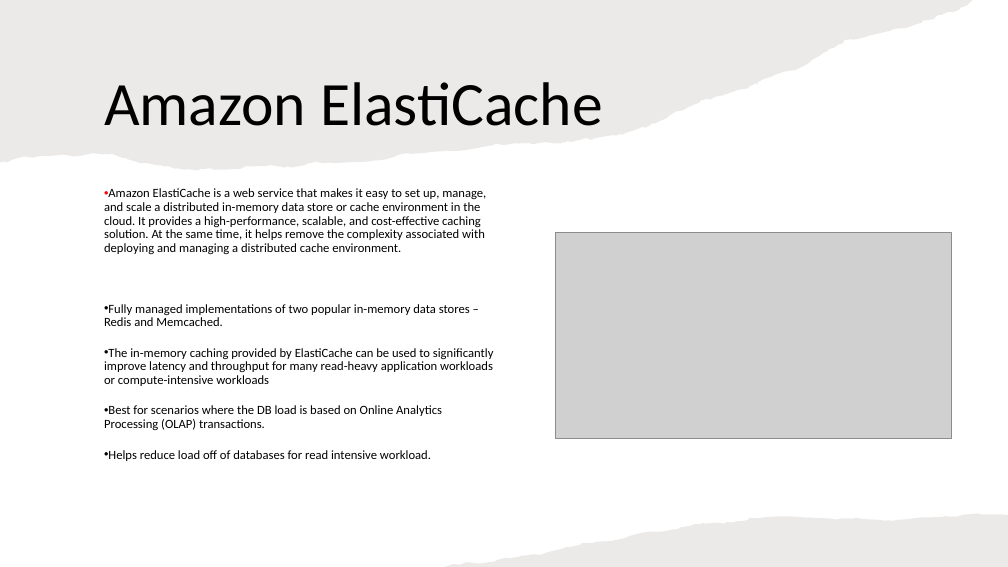
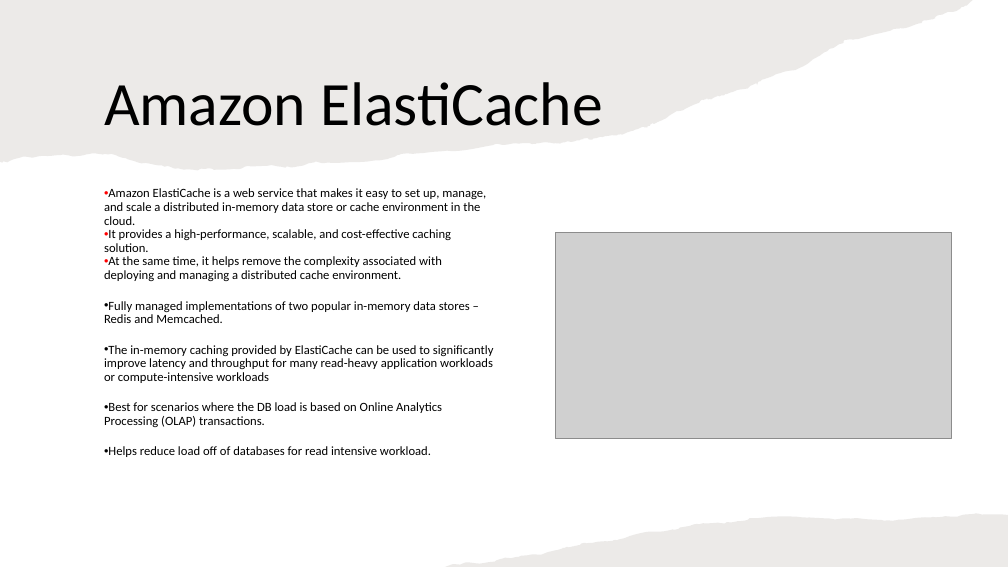
Before and after one commit to IlyaChakun/aws-iba-courses, a slide deck: slide 2 of lecture-materials/Databases/elastiCache/elastiCache.pptx. Drawn at 1008x567 pixels with LibreOffice and Linux fonts; fonts in the diff are those of the drawing; grey boxes stand for pictures. Boxes give left, top, right and bottom in pixels: in the first picture for what was removed or moved away, otherwise in the second. Text is boxed around its words. In the diff, an @@ line names an element or a change of style, - is before the commit and + after.

```diff
--- a/lecture-materials/Databases/elastiCache/elastiCache.pptx
+++ b/lecture-materials/Databases/elastiCache/elastiCache.pptx
@@ text at [104,188,486,281]: text changed @@
-• Amazon ElastiCache is a web service that makes it easy to set up, manage, and scale a distributed in-memory data store or cache environment in the cloud. It provides a high-performance, scalable, and cost-effective caching solution. At the same time, it helps remove the complexity associated with deploying and managing a distributed cache environment.
+• Amazon ElastiCache is a web service that makes it easy to set up, manage, and scale a distributed in-memory data store or cache environment in the cloud.
+• It provides a high-performance, scalable, and cost-effective caching solution.
+• At the same time, it helps remove the complexity associated with deploying and managing a distributed cache environment.
```
Also in this commit, not shown: 5 other slides changed, 15 other files.
